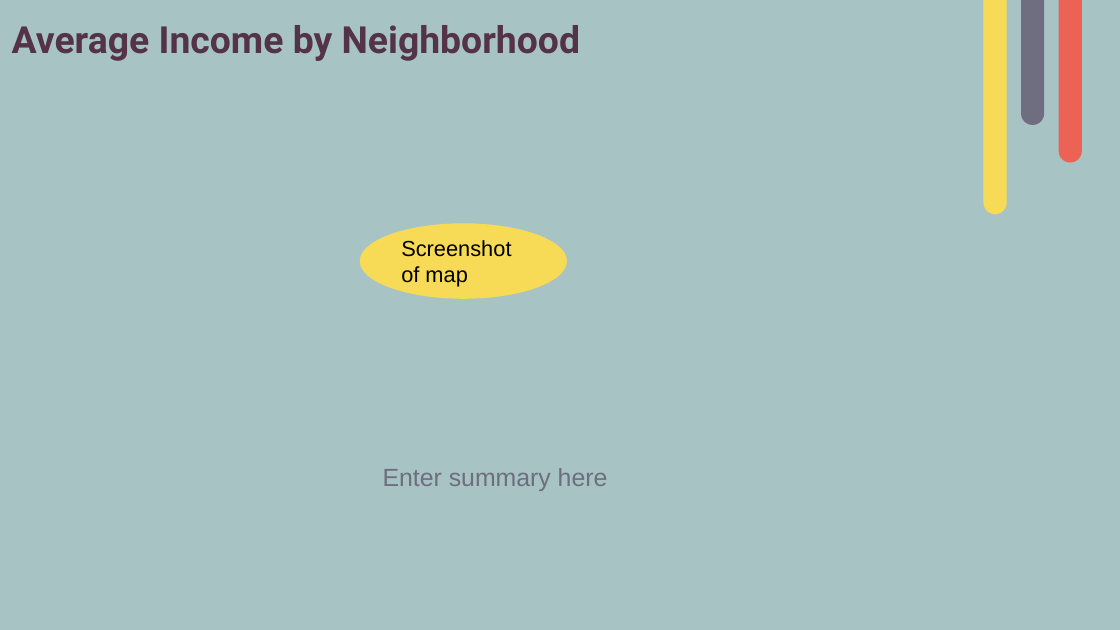
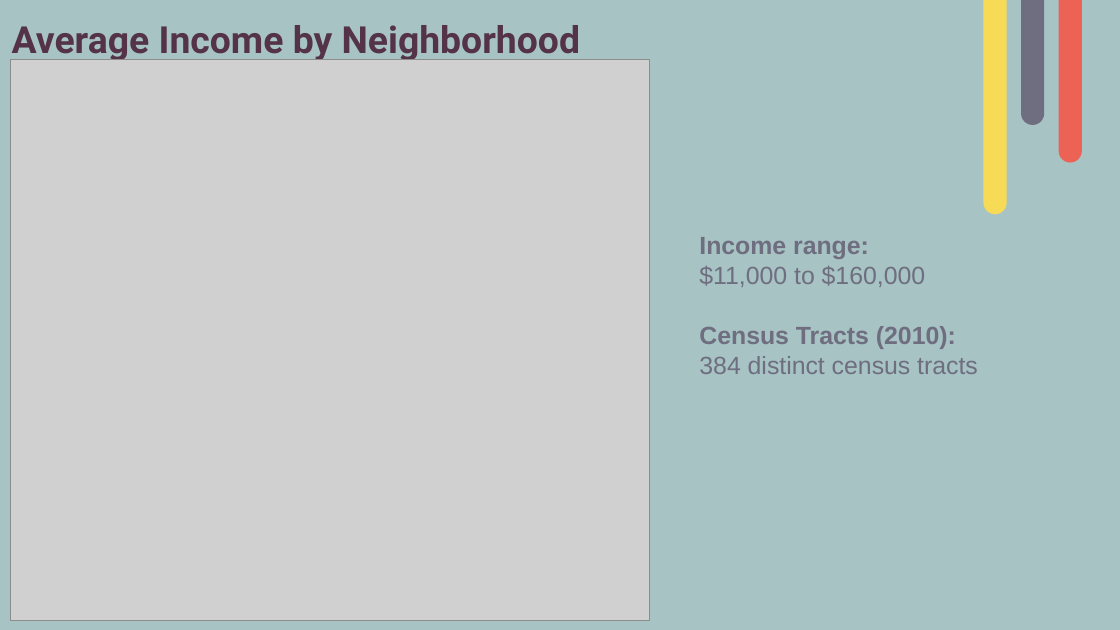
Before and after one commit to caitbeatty/project2, a slide deck: slide 6 of moving_to_philly_presentation.pptx. Drawn at 1120x630 pixels with LibreOffice and Linux fonts; fonts in the diff are those of the drawing; grey boxes stand for pictures. Boxes give left, top, right and bottom in pixels: in the first picture for what was removed or moved away, otherwise in the second. Text is boxed around its words. In the diff, an @@ line names an element or a change of style, - is before the commit and + after.

```diff
--- a/moving_to_philly_presentation.pptx
+++ b/moving_to_philly_presentation.pptx
@@ picture added at (10, 59, 650, 620) @@
@@ ellipse removed at (360, 223, 567, 298) @@
-Screenshot of map
@@ subtitle added at (699, 237, 978, 374), 16 pt, text #6E6E80 @@
+Income range:
+$11,000 to $160,000
+Census Tracts (2010):
+384 distinct census tracts
@@ subtitle removed at (383, 468, 608, 491) @@
-Enter summary here
```
Also in this commit, not shown: 1 other slide changed, 3 other files.
